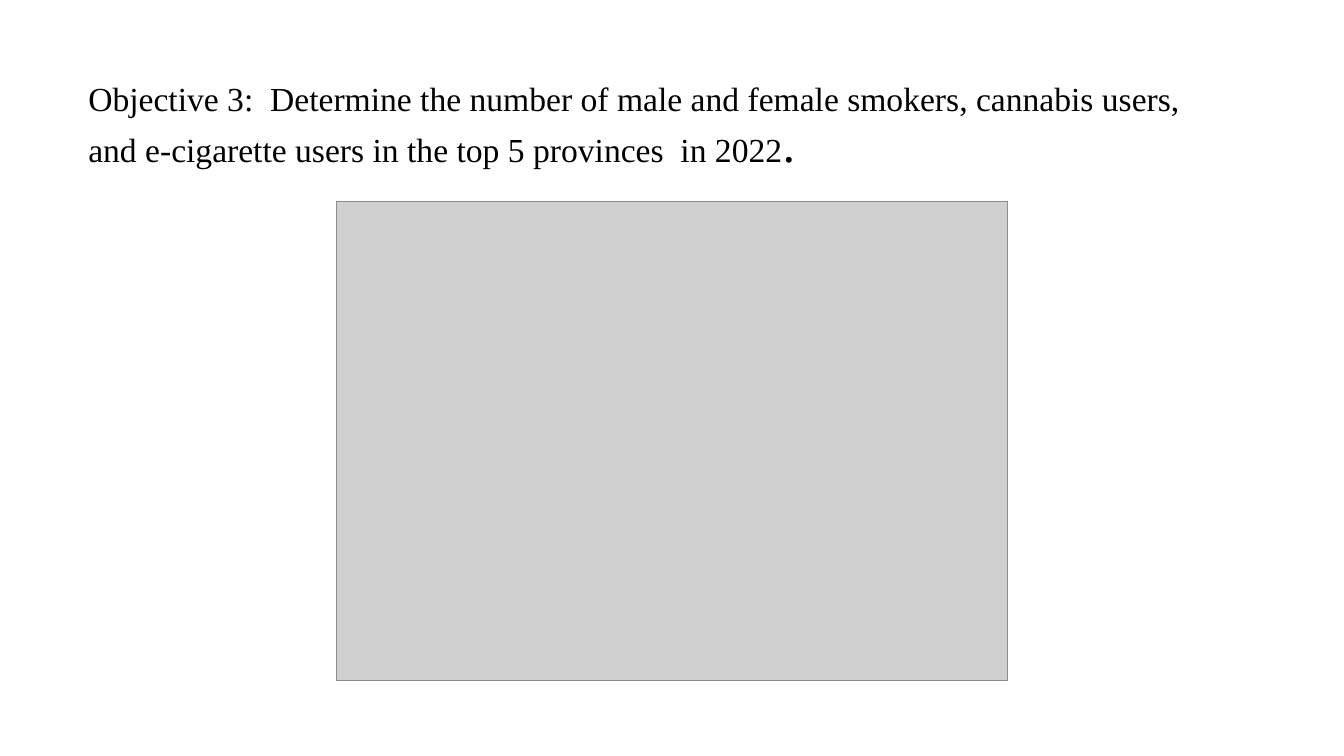
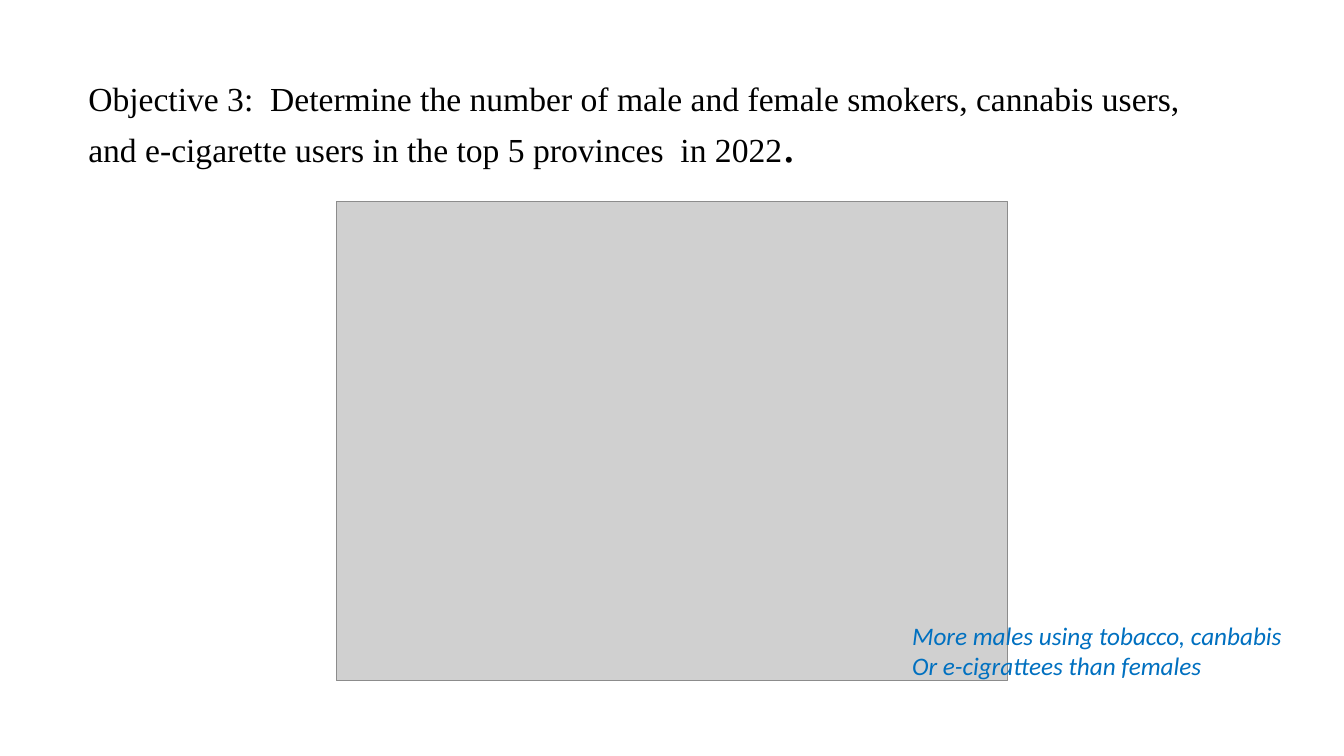
Before and after one commit to rajprasadshrestha/groupassignments, a slide deck: slide 6 of datatechonlogysolutions/Presentation3.pptx (slide 5 before the commit). Drawn at 1344x756 pixels with LibreOffice and Linux fonts; fonts in the diff are those of the drawing; grey boxes stand for pictures. Boxes give left, top, right and bottom in pixels: in the first picture for what was removed or moved away, otherwise in the second. Text is boxed around its words. In the diff, an @@ line names an element or a change of style, - is before the commit and + after.

Commit message:
updated some files as per the objectives of the project

```diff
--- a/datatechonlogysolutions/Presentation3.pptx
+++ b/datatechonlogysolutions/Presentation3.pptx
@@ text added at box(912, 624, 1282, 681), 18 pt, text #0070C0, italic @@
+More males using tobacco, canbabis
+Or e-cigrattees than females
```
Also in this commit, not shown: 6 other slides changed, 1 slide added, 1 slide removed, 43 other files.
